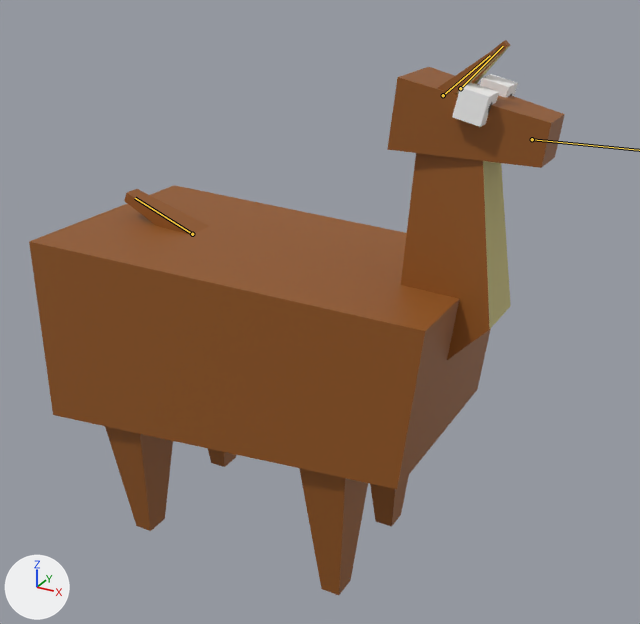
Two versions of the Blender file Llama/llama.blend, one commit apart.
Rendered twice from a 50 mm lens placed at (141.0, -234.0, 130.0), pointed at (11.0, 3.0, 11.0). The lights are fixed; the arrows at lower left show +X, +Y and +Z. Both versions are drawn at frame 45 of the action 'Idle'; the numbers are the values there. The bones that change are drawn over the model as lines.

Objects in the first picture: 'BR_Leg', 'Body', 'FL_Leg', 'FR_Leg', 'Head', 'L_Ear', 'L_Eye', 'Neck', 'R_Ear', 'R_Eye', 'Tail'.
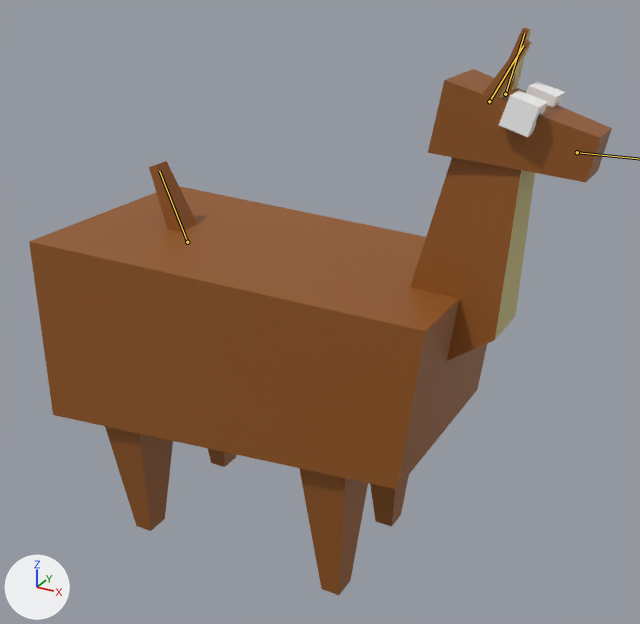
The edits, one by one:
Bone 'Tail' (bone_tail) turns from (5, 0, 0) to (-24, 0, 0) degrees about its own x, y and z.
Bone 'Right_Ear' (bone_right_ear) turns from (-11, 0, 0) to (13, 0, 0) degrees about its own x, y and z.
Bone 'Left_Ear' (bone_left_ear) turns from (-6, 0, 0) to (27, 0, 0) degrees about its own x, y and z.
Bone 'IK_Head' (bone_ik_head) moves from (-0.4, -12.8, -3.2) to (0.0, 0.3, -5.5).

Where the change shows, as pixel boxes (x1, y1, x2, y2) in the pictures (640 x 624 px):
'Neck', posed
    before: (401, 153, 511, 360)
    after: (410, 157, 535, 361)
'Head', posed (12% taller)
    before: (387, 67, 565, 168)
    after: (428, 69, 612, 182)
'R_Eye', posed (7% taller)
    before: (452, 83, 499, 127)
    after: (499, 90, 548, 137)
'Tail', posed
    before: (124, 189, 209, 235)
    after: (149, 161, 197, 232)
'R_Ear', posed (19% narrower, 36% taller)
    before: (438, 50, 499, 94)
    after: (483, 39, 532, 99)
'L_Eye', posed (8% taller)
    before: (480, 74, 518, 98)
    after: (526, 81, 565, 107)
'L_Ear', posed
    before: (471, 40, 510, 84)
    after: (508, 28, 531, 91)
bone 'Tail', root to tip
    before: (192, 234) to (135, 198)
    after: (187, 242) to (159, 171)
bone 'Right_Ear', root to tip
    before: (443, 95) to (490, 55)
    after: (489, 101) to (523, 45)
bone 'Left_Ear', root to tip
    before: (460, 88) to (503, 46)
    after: (505, 94) to (524, 33)
